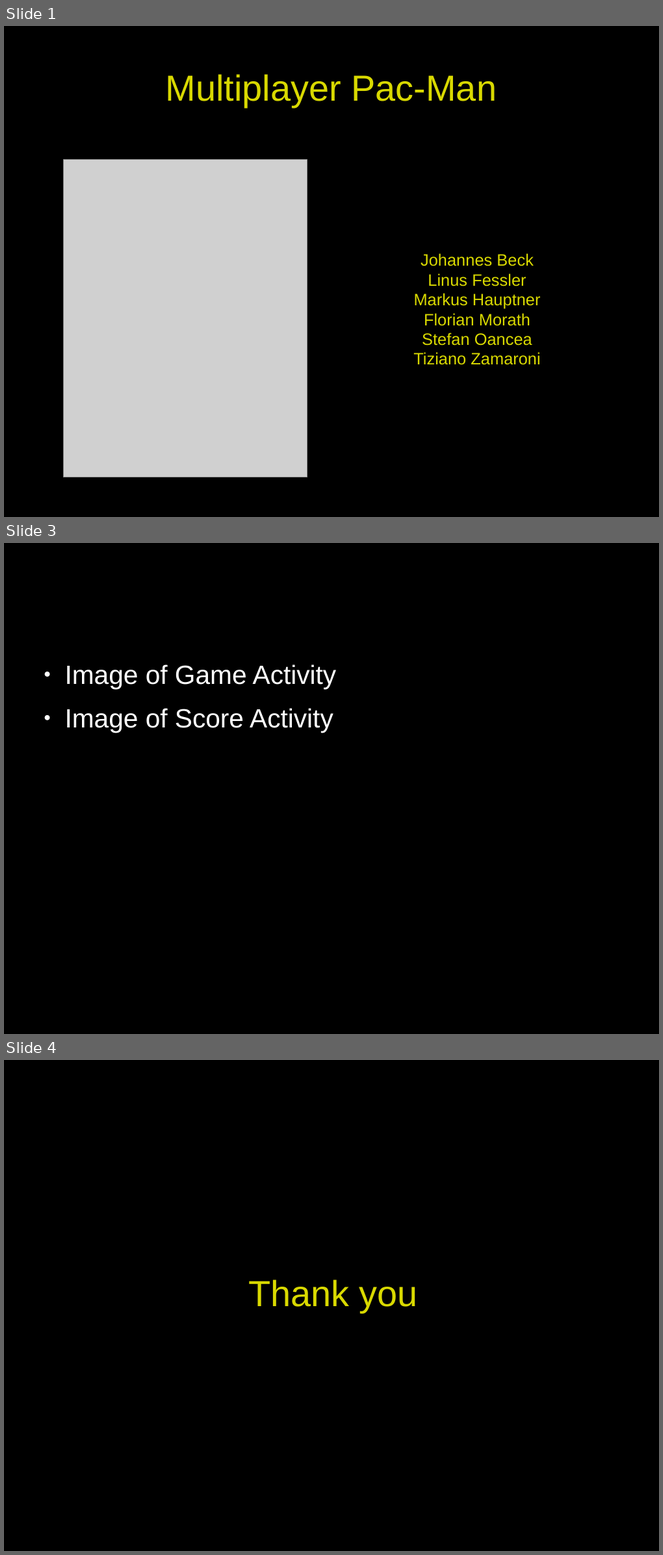
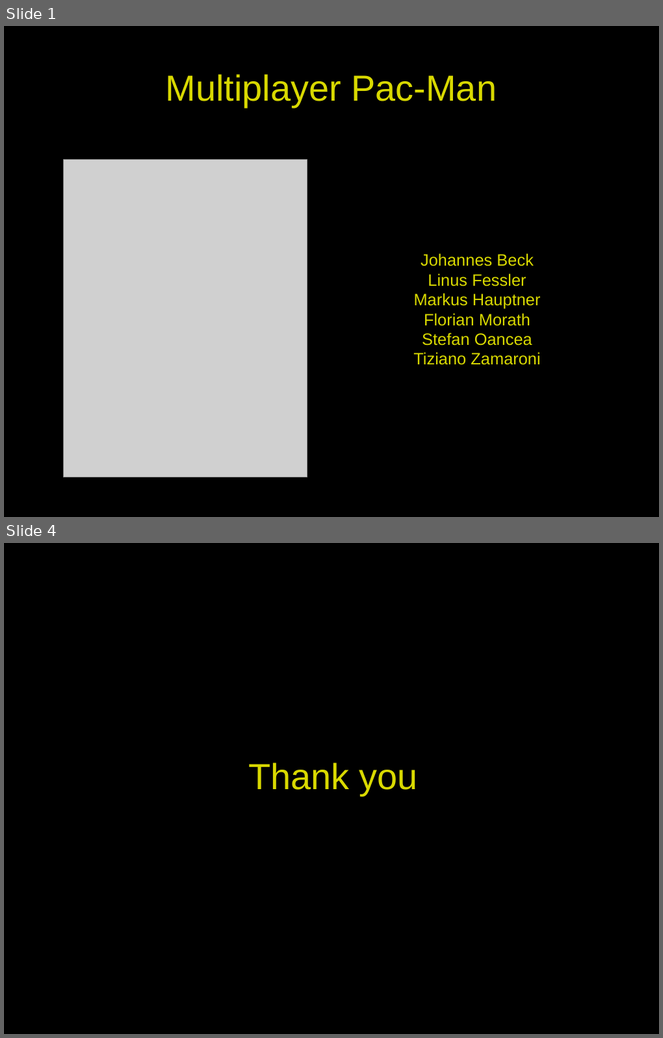
Before and after one commit to florianmorath/VS_Pacman, a slide deck: presentation/presentation.odp. Shown one above the other, each under a label of ours: slides 1, 3 and 4 before the commit, slides 1 and 4 after it; the slides between them are not shown. The pictures are 663x1555 and 663x1038 pixels, drawn with LibreOffice and Linux fonts; fonts in the diff are those of the drawing; grey boxes stand for pictures. Boxes give left, top, right and bottom in pixels: in the first picture for what was removed or moved away, otherwise in the second. Text is boxed around its words. In the diff, an @@ line names an element or a change of style, - is before the commit and + after.

```diff
--- a/presentation/presentation.odp
+++ b/presentation/presentation.odp
@@ slide 3 removed at bbox=[4, 543, 659, 1034], background #000000 @@
@@ text removed at bbox=[65, 665, 337, 732] @@
-● Image of Game Activity
-● Image of Score Activity
```
Also in this commit, not shown: 2 slides added, 1 other slide removed, 2 other files.
